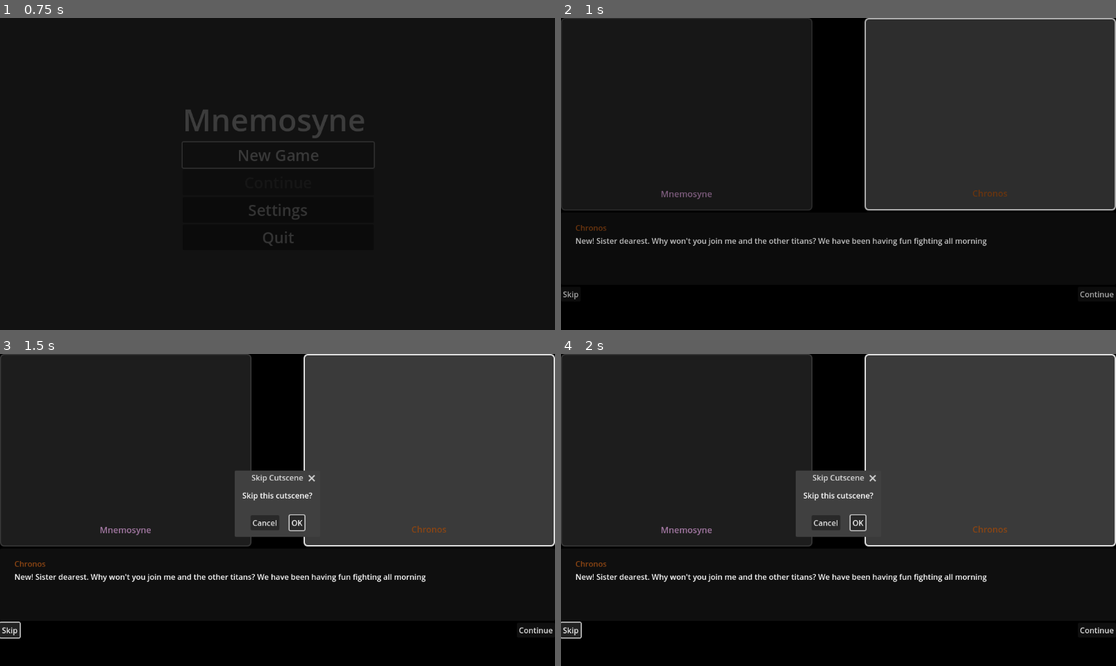
Above: before the commit, frames 1-4 (two rows, left to right).
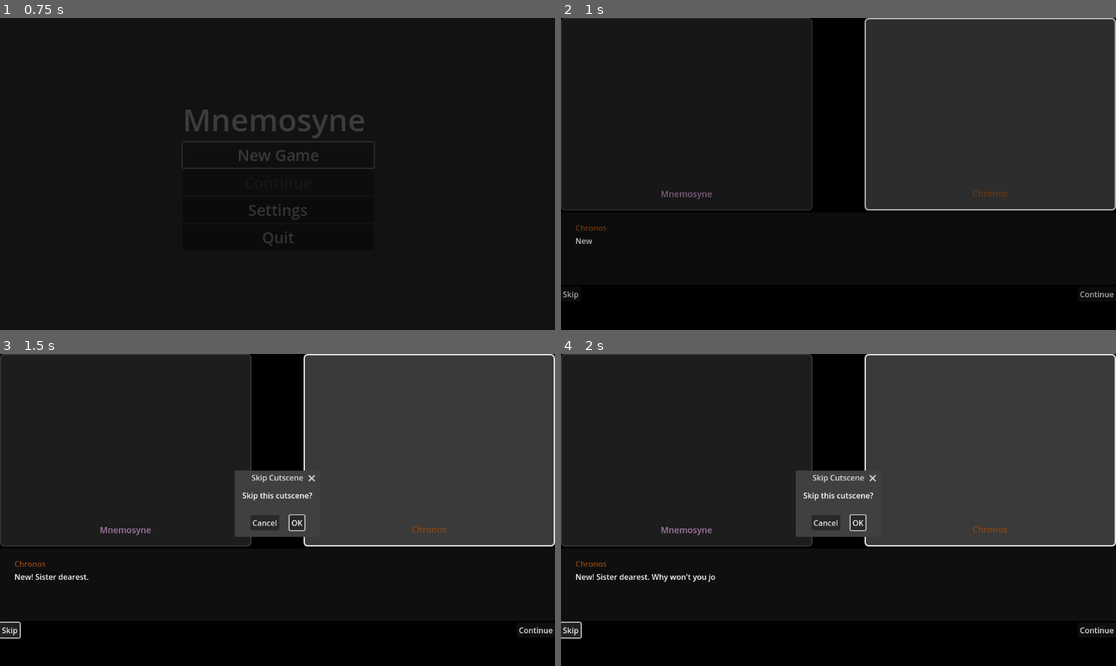
Above: after the commit, the same moments.

Repository: leslieharding/Mnemosyne
Game: Godot game, scene res://Scenes/MainMenu.tscn
Same seed, same stepped clock (60 frames per second), same inputs: the game is played once before the commit and once after it.
Inputs:
- Up to frame 1 (0.75 s): click "New Game" at 0.5 s
- Up to frame 2 (1 s): no input
- Up to frame 3 (1.5 s): click "Skip" at 1.25 s
- Up to frame 4 (2 s): no input

Frame 1 is identical in both runs. In frame 2, 0.7% of the frame differs, in the area x 5-77%, y 70-74%; in frame 3, 0.6%; in frame 4, 0.5%.

Commit message:
typewriter implementation done

Diff:
--- a/Scripts/cutscene.gd
+++ b/Scripts/cutscene.gd
@@ -12,7 +12,6 @@
 @onready var dialogue_area = $MainContainer/DialogueArea
 @onready var speaker_name_label = $MainContainer/DialogueArea/MarginContainer/VBoxContainer/SpeakerNameLabel
 @onready var dialogue_text = $MainContainer/DialogueArea/MarginContainer/VBoxContainer/DialogueText
-@onready var continue_indicator = $MainContainer/DialogueArea/MarginContainer/VBoxContainer/ContinueIndicator
 @onready var skip_button = $MainContainer/Controls/SkipButton
 @onready var advance_button = $MainContainer/Controls/AdvanceButton
 
@@ -20,6 +19,13 @@
 var cutscene_data: CutsceneData
 var current_line_index: int = 0
 var is_advancing: bool = false
+
+# Typewriter effect variables
+var typewriter_speed: float = 0.03  # Seconds per character
+var typewriter_tween: Tween
+var is_typing: bool = false
+var full_text: String = ""
+var current_visible_chars: int = 0
 
 # Speaker panel styles
 var active_speaker_style: StyleBoxFlat
@@ -53,7 +59,12 @@
 
 func _input(event):
 	if event.is_action_pressed("ui_accept") or event.is_action_pressed("ui_select"):
-		advance_dialogue()
+		if is_typing:
+			# If currently typing, complete the text immediately
+			complete_typewriter_instantly()
+		else:
+			# If not typing, advance to next line
+			advance_dialogue()
 	elif event.is_action_pressed("ui_cancel"):
 		_on_skip_pressed()
 
@@ -141,15 +152,67 @@
 		advance_dialogue()
 		return
 
-	# Update dialogue area
+	# Update speaker name
 	speaker_name_label.text = speaker_character.character_name
 	speaker_name_label.add_theme_color_override("font_color", speaker_character.character_color)
-	dialogue_text.text = current_line.text
 
 	# Update speaker panel highlighting
 	update_speaker_highlighting(current_line, speaker_character)
 
-
+	# Start typewriter effect for dialogue text
+	start_typewriter_effect(current_line.text)
+
+func start_typewriter_effect(text: String):
+	# Stop any existing typewriter effect
+	if typewriter_tween:
+		typewriter_tween.kill()
+
+	# Store the full text and reset visible characters
+	full_text = text
+	current_visible_chars = 0
+	is_typing = true
+
+	# Clear the text initially
+	dialogue_text.text = ""
+
+	# Make sure the RichTextLabel is set up for visible characters
+	dialogue_text.visible_characters = 0
+	dialogue_text.text = full_text
+
+	# Create tween for typewriter effect
+	typewriter_tween = create_tween()
+
+	# Calculate duration based on text length
+	var total_duration = full_text.length() * typewriter_speed
+
+	# Animate the visible_characters property
+	typewriter_tween.tween_method(
+		update_visible_characters,
+		0,
+		full_text.length(),
+		total_duration
+	).set_ease(Tween.EASE_IN_OUT)
+
+	# When typing is complete
+	typewriter_tween.tween_callback(complete_typewriter)
+
+func update_visible_characters(visible_count: int):
+	current_visible_chars = visible_count
+	dialogue_text.visible_characters = visible_count
+
+func complete_typewriter():
+	is_typing = false
+	current_visible_chars = full_text.length()
+	dialogue_text.visible_characters = -1  # Show all characters
+
+func complete_typewriter_instantly():
+	if typewriter_tween:
+		typewriter_tween.kill()
+
+	is_typing = false
+	current_visible_chars = full_text.length()
+	dialogue_text.visible_characters = -1  # Show all characters
+	dialogue_text.text = full_text
 
 func update_speaker_highlighting(line: DialogueLine, speaker: Character):
 	# Reset both panels to inactive
@@ -194,7 +257,10 @@
 
 # Signal handlers
 func _on_advance_pressed():
-	advance_dialogue()
+	if is_typing:
+		complete_typewriter_instantly()
+	else:
+		advance_dialogue()
 
 func _on_skip_pressed():
 	# Ask for confirmation before skipping
@@ -218,3 +284,10 @@
 
 func _on_skip_canceled(dialog: AcceptDialog):
 	dialog.queue_free()
+
+# Optional: Add functions to customize typewriter speed
+func set_typewriter_speed(speed: float):
+	typewriter_speed = speed
+
+func get_typewriter_speed() -> float:
+	return typewriter_speed
